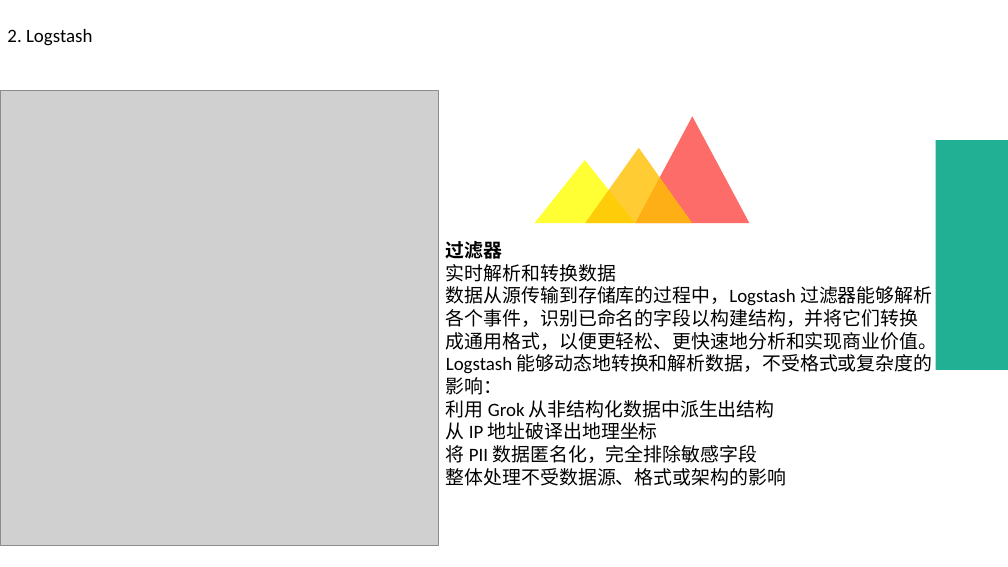
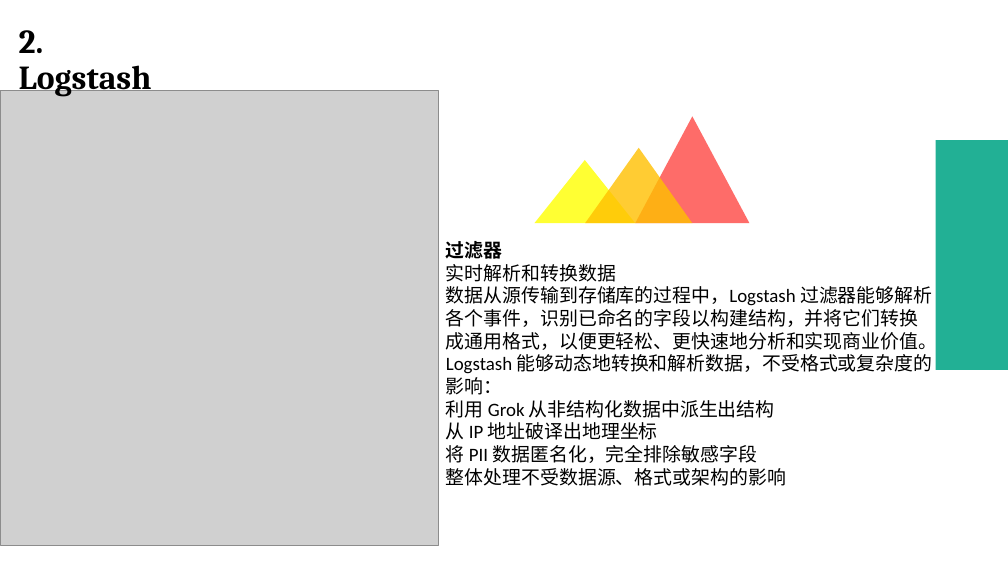
Before and after one commit to 1991lin/Documents, a slide deck: slide 10 of ELK.pptx. Drawn at 1008x567 pixels with LibreOffice and Linux fonts; fonts in the diff are those of the drawing; grey boxes stand for pictures. Boxes give left, top, right and bottom in pixels: in the first picture for what was removed or moved away, otherwise in the second. Text is boxed around its words. In the diff, an @@ line names an element or a change of style, - is before the commit and + after.

```diff
--- a/ELK.pptx
+++ b/ELK.pptx
@@ text "2. Logstash": place and size @@
-text "2. Logstash" at [7, 29, 92, 46]
+text "2. Logstash" at [19, 30, 152, 97]
@@ text "2. Logstash" at [19, 30, 152, 97]: size 18 to 32 pt, font Calibri to Cambria, bold on; line spacing 1 to 0.9 @@
```
Also in this commit, not shown: 16 other slides changed.
